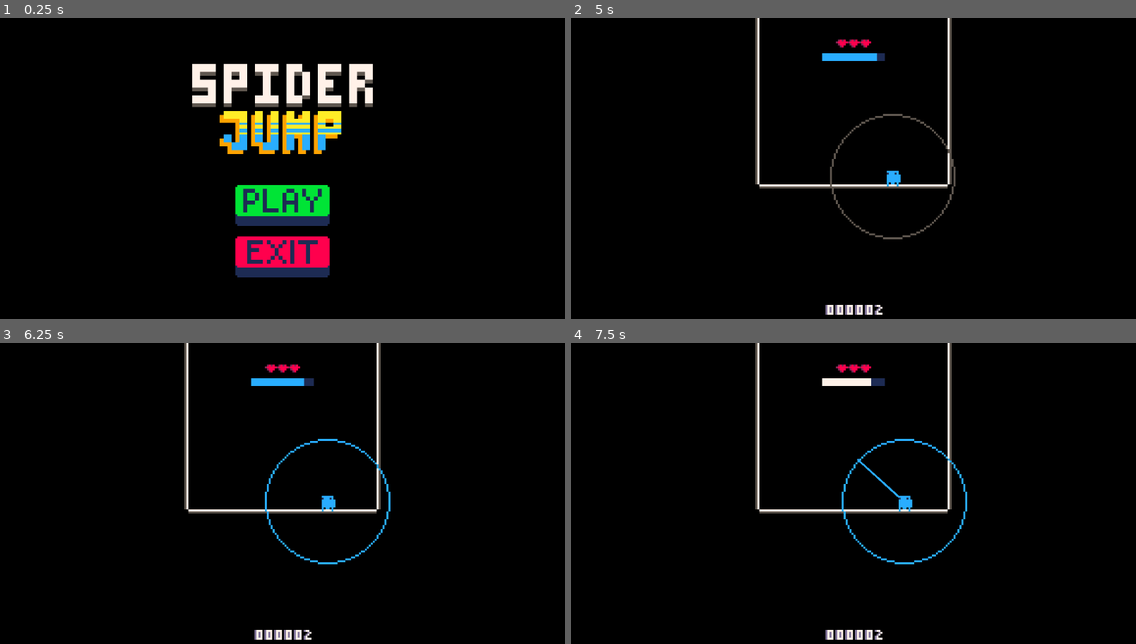
Above: before the commit, frames 1-4 (two rows, left to right).
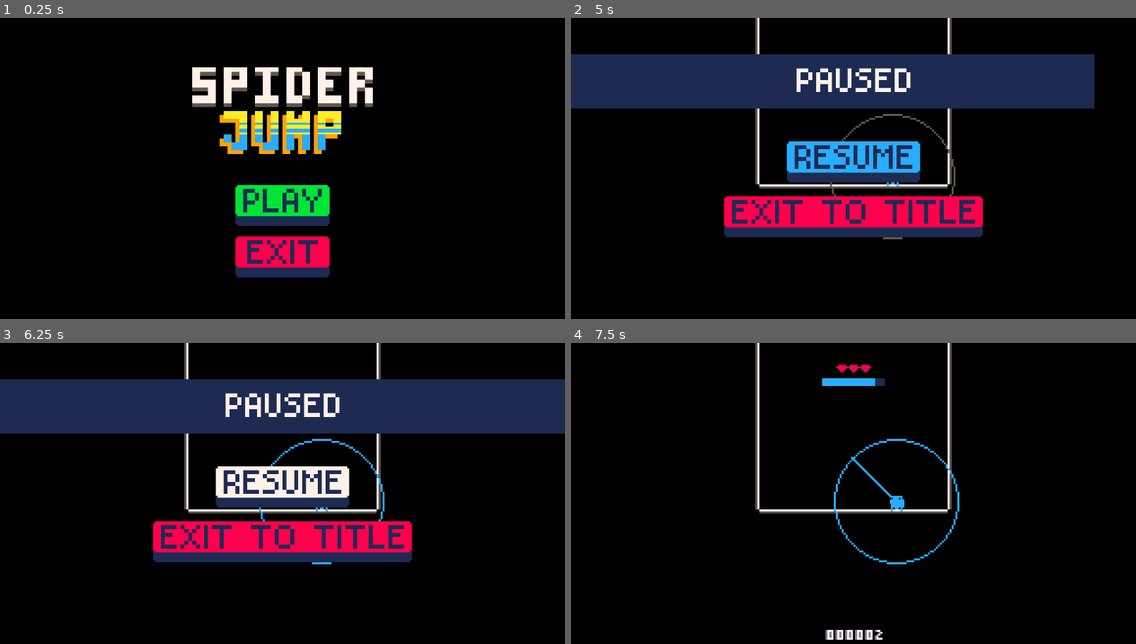
Above: after the commit, the same moments.

Repository: Flamenccio/spider-jump
Game: Godot game, scene res://scenes/main_menu.tscn
The game is run twice, just before and just after one commit, with the same random seed, the same clock (stepped at 60 frames per second) and the same inputs. The engine's default icon, where the game draws it, is replaced by a stand-in: a white triangle on a blue panel in a dark square.
Inputs (mouse positions are in pixels of both pictures, inside the frame that each line leads up to):
- Up to frame 1 (0.25 s): no input
- Up to frame 2 (5 s): click (853, 204) at 0.5 s; tap Enter at 1.25 s; move the mouse to (977, 159) at 1.27 s; press the mouse at (977, 159) at 1.28 s; hold D (move_right) 1.28-2 s; release the mouse at (977, 159) at 2 s; drag from (740, 192) to (853, 42) at 2.02 s; move the mouse to (910, 108) at 2.77 s; hold D (move_right) 2.78-3.5 s; tap Delete at 2.85 s; drag from (825, 240) to (887, 177) at 3.52 s; move the mouse to (1023, 225) at 4.27 s; hold A (move_left) from 4.28 s (still down); tap V at 4.35 s; tap P (pause, bound only after the commit) at 4.9 s
- Up to frame 3 (6.25 s): release A (move_left) at 5 s; click (282, 487) at 5.02 s; drag from (113, 454) to (327, 502) at 5.77 s
- Up to frame 4 (7.5 s): move the mouse to (881, 502) at 6.52 s; hold S (move_down) 6.53-7.25 s; tap Backspace at 6.6 s; click (881, 502) at 6.67 s; drag from (768, 421) to (853, 370) at 7.27 s

The runs differ from the first frame. In frame 1, 0.3% of the frame differs, in the area x 34-66%, y 15-17%; in frame 2, 27%; in frame 3, 29%, in the area x 0-100%, y 7-99%; in frame 4, 1.5%.

Commit message:
add pause screen

Diff:
--- a/laser.tres
+++ b/laser.tres
@@ -34,7 +34,6 @@
 [sub_resource type="Resource" id="Resource_3j56e"]
 script = ExtResource("3_wjwgt")
 value = true
-comparation = 0
 name = "attack_done"
 
 [sub_resource type="Resource" id="Resource_tytou"]
@@ -44,14 +43,11 @@
 conditions = {
 "attack_done": SubResource("Resource_3j56e")
 }
-priority = 0
 
 [sub_resource type="Resource" id="Resource_ulewm"]
 script = ExtResource("4_t4opi")
 from = "Entry"
 to = "Telegraph"
-conditions = {}
-priority = 0
 
 [sub_resource type="Resource" id="Resource_a6a0c"]
 script = ExtResource("5_oe8jn")
@@ -66,11 +62,9 @@
 conditions = {
 "telegraph_time": SubResource("Resource_a6a0c")
 }
-priority = 0
 
 [sub_resource type="Resource" id="Resource_hcnm8"]
 script = ExtResource("5_oe8jn")
-value = 0.0
 comparation = 5
 name = "telegraph_time"
 
@@ -81,7 +75,6 @@
 conditions = {
 "telegraph_time": SubResource("Resource_hcnm8")
 }
-priority = 0
 
 [resource]
 script = ExtResource("1_8rkoj")
@@ -106,4 +99,3 @@
 "Attack": SubResource("Resource_a1f3m")
 }
 }
-name = ""
--- a/project.godot
+++ b/project.godot
@@ -100,6 +100,11 @@
 "events": [Object(InputEventMouseButton,"resource_local_to_scene":false,"resource_name":"","device":-1,"window_id":0,"a …(253 unchanged characters)…
 ]
 }
+pause={
+"deadzone": 0.2,
+"events": [Object(InputEventKey,"resource_local_to_scene":false,"resource_name":"","device":-1,"window_id":0,"alt_pressed":false,"shift_pressed":false,"ctrl_pressed":false,"meta_pressed":false,"pressed":false,"keycode":0,"physical_keycode":80,"key_label":0,"unicode":112,"location":0,"echo":false,"script":null)
+]
+}
 
 [layer_names]
 
--- a/scenes/evil_spirit.tscn
+++ b/scenes/evil_spirit.tscn
@@ -50,6 +50,7 @@
 particles_anim_loop = false
 
 [node name="EvilSpirit" type="StaticBody2D"]
+process_mode = 1
 collision_layer = 16
 collision_mask = 0
 script = ExtResource("1_ck7cn")
--- a/scenes/game.tscn
+++ b/scenes/game.tscn
@@ -25,11 +25,11 @@
 [ext_resource type="PackedScene" uid="uid://gq51feusbdw7" path="res://scenes/screen_wipe.tscn" id="20_sgl2t"]
 [ext_resource type="Script" uid="uid://c1k8ocrddkrar" path="res://scripts/ui/heart_shatter_particles.gd" id="21_5newe"]
 [ext_resource type="Texture2D" uid="uid://c0xc1146gnb15" path="res://sprites/heart_shatter_particles-Sheet.png" id="21_37s47"]
+[ext_resource type="PackedScene" uid="uid://dind7ho1brwrn" path="res://scenes/pause_screen.tscn" id="21_qouja"]
 [ext_resource type="Script" uid="uid://y5qohu2l48v3" path="res://scripts/player_stats_saver.gd" id="22_37s47"]
 [ext_resource type="PackedScene" uid="uid://bbd2meqorrjoe" path="res://scenes/high_score_line.tscn" id="23_bt5mj"]
 [ext_resource type="Texture2D" uid="uid://bn75rko42o47k" path="res://sprites/blinkfly_reticle-Sheet.png" id="29_suyxu"]
 [ext_resource type="Script" uid="uid://c10ujhyqm6myp" path="res://scripts/player/blinkfly_reticle.gd" id="30_sgl2t"]
-[ext_resource type="PackedScene" uid="uid://dl7mj4mqx0jp0" path="res://scenes/slip.tscn" id="32_js0lu"]
 
 [sub_resource type="RectangleShape2D" id="RectangleShape2D_eow3j"]
 size = Vector2(256, 16)
@@ -81,10 +81,12 @@
 }]
 
 [node name="Game" type="Node2D"]
+process_mode = 3
 script = ExtResource("1_264po")
 _base_stamina_drain_amount = 0.033
 
 [node name="Camera" type="Camera2D" parent="." node_paths=PackedStringArray("_follow_target")]
+process_mode = 1
 zoom = Vector2(4, 4)
 position_smoothing_enabled = true
 position_smoothing_speed = 4.0
@@ -107,10 +109,12 @@
 texture = ExtResource("6_e1j6l")
 
 [node name="InputService" type="Node" parent="." node_paths=PackedStringArray("_pull_origin")]
+process_mode = 3
 script = ExtResource("7_pl11u")
 _pull_origin = NodePath("../Player")
 
 [node name="LevelSpawner" type="Node2D" parent="." node_paths=PackedStringArray("_spawn_trigger")]
+process_mode = 1
 script = ExtResource("8_bhx41")
 _level_path = "res://levels/"
 _initial_level = ExtResource("9_qnb83")
@@ -130,6 +134,7 @@
 position = Vector2(0, -12)
 
 [node name="PullCircle" type="Sprite2D" parent="Player"]
+process_mode = 1
 texture = ExtResource("11_suyxu")
 script = ExtResource("12_sgl2t")
 _active_sprite = ExtResource("11_suyxu")
@@ -158,11 +163,15 @@
 [node name="Hud" parent="UI" instance=ExtResource("15_v2yb1")]
 
 [node name="DeathScreen" parent="UI" instance=ExtResource("16_js0lu")]
-
-[node name="Black" parent="UI" instance=ExtResource("20_sgl2t")]
-visible = true
+visible = false
+
+[node name="PauseScreen" parent="UI" instance=ExtResource("21_qouja")]
+visible = false
+
+[node name="TransitionWipe" parent="UI" instance=ExtResource("20_sgl2t")]
 
 [node name="PlayerStats" type="Node" parent="."]
+process_mode = 1
 script = ExtResource("17_gxtfn")
 
 [node name="PlayerSafeSpot" type="VisibleOnScreenNotifier2D" parent="."]
@@ -198,6 +207,7 @@
 _high_score_saver = NodePath("../PlayerStatsSaver")
 
 [node name="PullDragline" type="Line2D" parent="." node_paths=PackedStringArray("_fixed_endpoint")]
+process_mode = 1
 width = 1.0
 default_color = Color(0.160708, 0.674632, 0.996078, 1)
 script = ExtResource("18_twgab")
@@ -209,11 +219,14 @@
 frame_progress = 0.442083
 script = ExtResource("30_sgl2t")
 
-[node name="Slip" parent="." instance=ExtResource("32_js0lu")]
-
+[connection signal="game_exited" from="." to="UI/TransitionWipe" method="play_enter_animation"]
 [connection signal="levelled_up" from="." to="LevelSpawner" method="_on_level_up"]
 [connection signal="on_game_over" from="." to="UI/DeathScreen" method="show" flags=3]
 [connection signal="on_game_over" from="." to="PlayerStatsSaver" method="_on_game_end"]
+[connection signal="pause_screen_disabled" from="." to="UI/Hud" method="show" flags=3]
+[connection signal="pause_screen_disabled" from="." to="UI/PauseScreen" method="_on_pause_screen_disabled"]
+[connection signal="pause_screen_enabled" from="." to="UI/Hud" method="hide" flags=3]
+[connection signal="pause_screen_enabled" from="." to="UI/PauseScreen" method="_on_pause_screen_enabled"]
 [connection signal="score_updated" from="." to="LevelSpawner/LevelEventStarter" method="_on_score_updated"]
 [connection signal="score_updated" from="." to="PlayerStats" method="update_score"]
 [connection signal="stamina_drained" from="." to="PlayerStats" method="change_stamina"]
@@ -222,6 +235,7 @@
 [connection signal="player_fell" from="Camera/DeathTrigger" to="PlayerStats" method="decrease_lives"]
 [connection signal="player_fell_here" from="Camera/DeathTrigger" to="Player" method="_on_player_fell"]
 [connection signal="move_input_change" from="InputService" to="Player" method="_on_input_service_move_input_change"]
+[connection signal="pause_button_pressed" from="InputService" to="." method="_on_pause_toggle"]
 [connection signal="pull_input_change" from="InputService" to="Player" method="_on_input_service_pull_input_change"]
 [connection signal="pull_input_change" from="InputService" to="PullDragline" method="pull_update"]
 [connection signal="pull_press" from="InputService" to="Player" method="_on_input_service_pull_press"]
@@ -240,7 +254,10 @@
 [connection signal="body_entered" from="LevelSpawnTrigger" to="LevelSpawnTrigger" method="_on_player_entered"]
 [connection signal="player_entered" from="LevelSpawnTrigger" to="LevelSpawner" method="spawn_new_level"]
 [connection signal="external_health_lost" from="UI/Hud" to="HeartShatterParticles" method="spawn_particles"]
-[connection signal="ready" from="UI/Black" to="UI/Black" method="play_exit_animation" flags=3]
+[connection signal="pause_screen_animation_done" from="UI/PauseScreen" to="." method="_on_pause_screen_animation_done"]
+[connection signal="pause_screen_button_pressed" from="UI/PauseScreen" to="." method="_on_pause_screen_pause_screen_button_pressed"]
+[connection signal="ready" from="UI/TransitionWipe" to="UI/TransitionWipe" method="play_exit_animation" flags=3]
+[connection signal="transition_animation_finished" from="UI/TransitionWipe" to="." method="_on_game_exit"]
 [connection signal="player_died" from="PlayerStats" to="." method="game_over"]
 [connection signal="screen_entered" from="PlayerSafeSpot" to="PlayerSafeSpot" method="_on_screen_entered"]
 [connection signal="screen_entered" from="PlayerSafeSpot" to="Player" method="_on_safe_spot_updated" binds= [true]]
--- a/scenes/level_events/evil_spirit_attack.tscn
+++ b/scenes/level_events/evil_spirit_attack.tscn
@@ -4,6 +4,7 @@
 [ext_resource type="PackedScene" uid="uid://dk0qh8kgof0du" path="res://scenes/evil_spirit.tscn" id="2_a1px8"]
 
 [node name="EvilSpiritAttack" type="Node"]
+process_mode = 1
 script = ExtResource("1_uuap6")
 _evil_spirit_scene = ExtResource("2_a1px8")
 height_duration = 300
--- a/scenes/level_events/lasers.tscn
+++ b/scenes/level_events/lasers.tscn
@@ -4,6 +4,7 @@
 [ext_resource type="PackedScene" uid="uid://m2jsi2m03wjh" path="res://scenes/level_objects/laser_attack.tscn" id="2_y417i"]
 
 [node name="Lasers" type="Node"]
+process_mode = 1
 script = ExtResource("1_judrj")
 _laser_attack_scene = ExtResource("2_y417i")
 height_duration = 200
--- a/scenes/level_events/sniper.tscn
+++ b/scenes/level_events/sniper.tscn
@@ -4,6 +4,7 @@
 [ext_resource type="PackedScene" uid="uid://wbomsndl0m0p" path="res://scenes/level_objects/sniper_shot.tscn" id="2_iq0y0"]
 
 [node name="Sniper" type="Node"]
+process_mode = 1
 script = ExtResource("1_8nlgp")
 _sniper_shot_scene = ExtResource("2_iq0y0")
 _sniper_shot_frequency = 3.0
--- a/scenes/level_events/wasp_swarm.tscn
+++ b/scenes/level_events/wasp_swarm.tscn
@@ -4,6 +4,7 @@
 [ext_resource type="PackedScene" uid="uid://bygoip0hlhnko" path="res://scenes/level_objects/wasp.tscn" id="2_abns1"]
 
 [node name="WaspSwarm" type="Node"]
+process_mode = 1
 script = ExtResource("1_yoh1m")
 _wasp_scene = ExtResource("2_abns1")
 _base_spawn_frequency = 1.0
--- a/scenes/level_objects/generic_item.tscn
+++ b/scenes/level_objects/generic_item.tscn
@@ -3,6 +3,7 @@
 [ext_resource type="Script" uid="uid://dsb66hi83np7q" path="res://scripts/entities/item.gd" id="1_cypp3"]
 
 [node name="GenericItem" type="StaticBody2D"]
+process_mode = 1
 collision_layer = 8
 collision_mask = 0
 script = ExtResource("1_cypp3")
--- a/scenes/level_objects/laser.tscn
+++ b/scenes/level_objects/laser.tscn
@@ -76,6 +76,7 @@
 size = Vector2(8, 256)
 
 [node name="Laser" type="StaticBody2D" node_paths=PackedStringArray("state_machine")]
+process_mode = 1
 collision_layer = 16
 collision_mask = 0
 script = ExtResource("1_hc31q")
--- a/scenes/level_objects/laser_attack.tscn
+++ b/scenes/level_objects/laser_attack.tscn
@@ -4,5 +4,6 @@
 [ext_resource type="PackedScene" uid="uid://biiejo68crtvr" path="res://scenes/level_objects/laser.tscn" id="2_vi38b"]
 
 [node name="LaserAttack" type="Node2D"]
+process_mode = 1
 script = ExtResource("1_x6ctn")
 _laser_scene = ExtResource("2_vi38b")
--- a/scenes/level_objects/sniper_shot.tscn
+++ b/scenes/level_objects/sniper_shot.tscn
@@ -105,6 +105,7 @@
 }]
 
 [node name="SniperShot" type="StaticBody2D"]
+process_mode = 1
 collision_layer = 16
 collision_mask = 0
 script = ExtResource("1_6cx00")
--- a/scenes/level_objects/wasp.tscn
+++ b/scenes/level_objects/wasp.tscn
@@ -44,6 +44,7 @@
 radius = 2.0
 
 [node name="Wasp" type="CharacterBody2D" node_paths=PackedStringArray("_animator")]
+process_mode = 1
 z_index = 2
 z_as_relative = false
 collision_layer = 16
--- a/scenes/main_menu.tscn
+++ b/scenes/main_menu.tscn
@@ -109,5 +109,7 @@
 layout_mode = 1
 
 [connection signal="pressed" from="ExitButton" to="." method="_quit_game"]
+[connection signal="pressed" from="PlayButton" to="." method="_queue_load_arcade"]
 [connection signal="pressed" from="PlayButton" to="Black" method="play_enter_animation"]
-[connection signal="transition_animation_finished" from="Black" to="." method="_load_arcade"]
+[connection signal="ready" from="Black" to="Black" method="play_exit_animation"]
+[connection signal="transition_animation_finished" from="Black" to="." method="_on_black_transition_animation_finished"]
--- /dev/null
+++ b/scenes/pause_screen.tscn
@@ -0,0 +1,127 @@
+[gd_scene load_steps=12 format=3 uid="uid://dind7ho1brwrn"]
+
+[ext_resource type="Script" uid="uid://drqv7cbcuecnt" path="res://scripts/ui/pause_screen.gd" id="1_27awe"]
+[ext_resource type="PackedScene" uid="uid://gq51feusbdw7" path="res://scenes/screen_wipe.tscn" id="1_gchx3"]
+[ext_resource type="Texture2D" uid="uid://ddmvrvqngqji3" path="res://resources/powerups/screen_wipe_1.png" id="2_qeunj"]
+[ext_resource type="Texture2D" uid="uid://8e7tqh61xbai" path="res://scenes/pause_menu_elements.png" id="3_hr2n2"]
+
+[sub_resource type="AtlasTexture" id="AtlasTexture_27awe"]
+atlas = ExtResource("3_hr2n2")
+region = Rect2(3, 98, 58, 12)
+
+[sub_resource type="AtlasTexture" id="AtlasTexture_hr2n2"]
+atlas = ExtResource("3_hr2n2")
+region = Rect2(132, 0, 68, 21)
+
+[sub_resource type="AtlasTexture" id="AtlasTexture_duq8p"]
+atlas = ExtResource("3_hr2n2")
+region = Rect2(132, 64, 68, 21)
+
+[sub_resource type="AtlasTexture" id="AtlasTexture_k26m1"]
+atlas = ExtResource("3_hr2n2")
+region = Rect2(132, 32, 68, 21)
+
+[sub_resource type="AtlasTexture" id="AtlasTexture_o31j6"]
+atlas = ExtResource("3_hr2n2")
+region = Rect2(0, 0, 132, 21)
+
+[sub_resource type="AtlasTexture" id="AtlasTexture_lubob"]
+atlas = ExtResource("3_hr2n2")
+region = Rect2(0, 64, 132, 21)
+
+[sub_resource type="AtlasTexture" id="AtlasTexture_213y4"]
+atlas = ExtResource("3_hr2n2")
+region = Rect2(0, 32, 132, 21)
+
+[node name="PauseScreen" type="Control"]
+process_mode = 3
+layout_mode = 3
+anchors_preset = 15
+anchor_right = 1.0
+anchor_bottom = 1.0
+grow_horizontal = 2
+grow_vertical = 2
+script = ExtResource("1_27awe")
+
+[node name="TitleBar" parent="." instance=ExtResource("1_gchx3")]
+visible = true
+layout_mode = 1
+anchors_preset = -1
+anchor_left = -0.00086805556
+anchor_top = 0.11225926
+anchor_right = 0.9991319
+anchor_bottom = 0.25925925
+offset_left = 1.0
+offset_top = 1.2559967
+offset_right = 1.0
+offset_bottom = 17.0
+texture = ExtResource("2_qeunj")
+enter_side = 1
+exit_side = 3
+enter_duration = 0.1
+exit_duration = 0.1
+metadata/_edit_use_anchors_ = true
+
+[node name="Title" type="TextureRect" parent="."]
+layout_mode = 1
+anchors_preset = 5
+anchor_left = 0.5
+anchor_right = 0.5
+offset_left = -29.0
+offset_top = 121.0
+offset_right = 29.0
+offset_bottom = 133.0
+grow_horizontal = 2
+scale = Vector2(4, 4)
+pivot_offset = Vector2(29, 6)
+texture = SubResource("AtlasTexture_27awe")
+
+[node name="ResumeButton" type="TextureButton" parent="."]
+layout_mode = 1
+anchors_preset = 8
+anchor_left = 0.5
+anchor_top = 0.5
+anchor_right = 0.5
+anchor_bottom = 0.5
+offset_left = -34.0
+offset_top = -42.0
+offset_right = 34.0
+offset_bottom = -21.0
+grow_horizontal = 2
+grow_vertical = 2
+scale = Vector2(4, 4)
+pivot_offset = Vector2(34, 10)
+texture_normal = SubResource("AtlasTexture_hr2n2")
+texture_pressed = SubResource("AtlasTexture_duq8p")
+texture_hover = SubResource("AtlasTexture_k26m1")
+
+[node name="ExitButton" type="TextureButton" parent="."]
+layout_mode = 1
+anchors_preset = 8
+anchor_left = 0.5
+anchor_top = 0.5
+anchor_right = 0.5
+anchor_bottom = 0.5
+offset_left = -66.0
+offset_top = 70.0
+offset_right = 66.0
+offset_bottom = 91.0
+grow_horizontal = 2
+grow_vertical = 2
+scale = Vector2(4, 4)
+pivot_offset = Vector2(66, 10)
+texture_normal = SubResource("AtlasTexture_o31j6")
+texture_pressed = SubResource("AtlasTexture_lubob")
+texture_hover = SubResource("AtlasTexture_213y4")
+
+[connection signal="internal_disabled" from="." to="TitleBar" method="play_exit_animation"]
+[connection signal="internal_disabled" from="." to="Title" method="hide" flags=3]
+[connection signal="internal_disabled" from="." to="ResumeButton" method="hide" flags=3]
+[connection signal="internal_disabled" from="." to="ExitButton" method="hide" flags=3]
+[connection signal="internal_enabled" from="." to="TitleBar" method="play_enter_animation"]
+[connection signal="internal_enabled" from="." to="Title" method="show" flags=3]
+[connection signal="internal_enabled" from="." to="ResumeButton" method="show" flags=3]
+[connection signal="internal_enabled" from="." to="ExitButton" method="show" flags=3]
+[connection signal="transition_animation_finished" from="TitleBar" to="." method="_on_title_bar_animation_complete"]
+[connection signal="pressed" from="ResumeButton" to="." method="_on_button_pressed" binds= ["resume"]]
+[connection signal="pressed" from="ExitButton" to="." method="_on_button_pressed" binds= ["exit"]]
--- a/scenes/player.tscn
+++ b/scenes/player.tscn
@@ -434,6 +434,7 @@
 radius = 3.0
 
 [node name="Player" type="CharacterBody2D" groups=["player"]]
+process_mode = 1
 z_index = 5
 z_as_relative = false
 texture_filter = 1
--- a/scripts/game/game_manager.gd
+++ b/scripts/game/game_manager.gd
@@ -4,17 +4,23 @@
 signal on_game_over()
 signal stamina_drained(amount: float)
 signal score_updated(score: int)
+signal pause_screen_enabled()
+signal pause_screen_disabled()
+signal game_exited()
 
 const _LEVEL_UP_DRAIN_INCREASE = 0.005
+const _MAIN_MENU_UID = "uid://ive8w8v858du"
 
 var _stamina_drain_amount: float = 0.0
 var _old_stamina_drain: float = 0.0
 var _pause_stamina_drain: bool = false
+var _player: Node2D
+var _game_paused := false
+var _pause_screen_animation_complete := true
 
 ## Base amount of stamina drained per second, from 0.0 - 1.0
 @export var _debug_initial_difficulty: int = 0
 @export var _base_stamina_drain_amount: float = 0.0
-var _player: Node2D
 
 func _ready() -> void:
 
@@ -56,7 +62,7 @@
 
 
 func _process(delta: float) -> void:
-	if _pause_stamina_drain:
+	if _pause_stamina_drain or _game_paused:
 		return
 	stamina_drained.emit(_stamina_drain_amount * delta * -1)
 	var point = floori(_player.global_position.y / GameConstants.PIXELS_PER_POINT)
@@ -78,3 +84,41 @@
 # TODO: adjust if needed
 func get_next_level_up_score(difficulty: int) -> int:
 	return 100 * (difficulty + 1) + 50 * difficulty
+
+
+func _on_pause_toggle() -> void:
+
+	if not _pause_screen_animation_complete:
+		return
+
+	_pause_screen_animation_complete = false
+
+	if _game_paused:
+		pause_screen_disabled.emit()
+	else:
+		pause_screen_enabled.emit()
+	_game_paused = not _game_paused
+	get_tree().paused = _game_paused
+
+
+func _on_pause_screen_animation_done() -> void:
+	_pause_screen_animation_complete = true
+
+
+func _on_game_exit() -> void:
+	if not _game_paused:
+		return
+	get_tree().paused = false
+	if get_tree().change_scene_to_file(ResourceUID.uid_to_path(_MAIN_MENU_UID)) != OK:
+		push_error("error occured when exiting to main menu")
+		return
+
+
+func _on_pause_screen_pause_screen_button_pressed(button: String) -> void:
+	match button:
+		"exit":
+			game_exited.emit()
+		"resume":
+			_on_pause_toggle()
+		_:
+			return
--- a/scripts/player/input_service.gd
+++ b/scripts/player/input_service.gd
@@ -4,21 +4,24 @@
 signal pull_input_change(pull_input: Vector2)
 signal pull_release()
 signal pull_press()
-
-@export var _pull_origin: Node2D
-var _current_move_input: Vector2 = Vector2.ZERO
-var _joypad_input: bool = false
-var _current_max_pull_distance: float
+signal pause_button_pressed()
 
 # When using KBM pull, the maximum distance from the
 # pull origin (player) that results in the highest
 # launch power when released from this distance.
 const _MAX_PULL_DISTANCE = 32.0
+
 const _MIN_PULL_DISTANCE = 8.0
 
 ## When using KBM, the maximum distance from the
 ## pull origin when using the hoverfly powerup.
 const _MAX_PULL_DISTANCE_HOVER = 48.0
+
+var _current_move_input: Vector2 = Vector2.ZERO
+var _joypad_input: bool = false
+var _current_max_pull_distance: float
+
+@export var _pull_origin: Node2D
 
 func _ready() -> void:
 
@@ -32,29 +35,6 @@
 	_current_max_pull_distance = _MAX_PULL_DISTANCE
 
 
-func _handle_powerup(powerup: String) -> void:
-	if powerup == ItemIds.HOVERFLY_POWERUP:
-		_current_max_pull_distance = _MAX_PULL_DISTANCE_HOVER
-
-
-func _handle_powerup_end(powerup: String) -> void:
-	if powerup == ItemIds.HOVERFLY_POWERUP:
-		_current_max_pull_distance = _MAX_PULL_DISTANCE
-
-
-func _handle_joy_connection_change(device: int, connect: bool) -> void:
-
-	if connect: print('connected: ', device)
-	else: print('disconnected: ', device)
-
-	_joypad_input = Input.get_connected_joypads().size() > 0
-
-
-func _input(event: InputEvent) -> void:
-	_handle_move_input()
-	_handle_pull(event)
-
-
 func _process(delta: float) -> void:
 	if _joypad_input:
 		_handle_pull_input_joy()
@@ -62,6 +42,12 @@
 		_handle_pull_input_kbm()
 	# debug draw
 	#DebugDraw2D.circle(_pull_origin.global_position, _MAX_PULL_DISTANCE, 16, Color.RED, 0.5, delta)
+
+
+func _input(event: InputEvent) -> void:
+	_handle_move_input()
+	_handle_pull(event)
+	_handle_pause_button(event)
 
 
 func _handle_move_input() -> void:
@@ -111,3 +97,26 @@
 	var raw_input_sign = sign(raw_input)
 	var processed_input = maxf(abs(raw_input), deadzone)
 	return raw_input_sign * (processed_input - deadzone) / (maximum - deadzone)
+
+
+func _handle_powerup(powerup: String) -> void:
+	if powerup == ItemIds.HOVERFLY_POWERUP:
+		_current_max_pull_distance = _MAX_PULL_DISTANCE_HOVER
+
+
+func _handle_powerup_end(powerup: String) -> void:
+	if powerup == ItemIds.HOVERFLY_POWERUP:
+		_current_max_pull_distance = _MAX_PULL_DISTANCE
+
+
+func _handle_joy_connection_change(device: int, connect: bool) -> void:
+
+	if connect: print('connected: ', device)
+	else: print('disconnected: ', device)
+
+	_joypad_input = Input.get_connected_joypads().size() > 0
+
+
+func _handle_pause_button(event: InputEvent) -> void:
+	if event.is_action_pressed("pause"):
+		pause_button_pressed.emit()
--- a/scripts/ui/main_menu.gd
+++ b/scripts/ui/main_menu.gd
@@ -1,6 +1,14 @@
 extends Control
 
 const ARCADE_GAME_UID = "uid://c3vqs430qpt8w"
+
+var _queued_game_mode := ""
+
+func _queue_load_arcade() -> void:
+	if _queued_game_mode != "":
+		return
+	_queued_game_mode = "arcade"
+
 
 func _load_arcade() -> void:
 	var path = ResourceUID.uid_to_path(ARCADE_GAME_UID)
@@ -11,3 +19,11 @@
 func _quit_game() -> void:
 	get_tree().root.propagate_notification(NOTIFICATION_WM_CLOSE_REQUEST)
 	get_tree().quit()
+
+
+func _on_black_transition_animation_finished() -> void:
+	match _queued_game_mode:
+		"arcade":
+			_load_arcade()
+		_:
+			return
--- /dev/null
+++ b/scripts/ui/pause_screen.gd
@@ -0,0 +1,30 @@
+extends Control
+
+signal pause_screen_button_pressed(button: String)
+signal pause_screen_animation_done()
+signal internal_disabled()
+signal internal_enabled()
+
+var _game_paused := false
+
+func _on_pause_screen_enabled() -> void:
+	show()
+	_game_paused = true
+	internal_enabled.emit()
+
+
+func _on_pause_screen_disabled() -> void:
+	_game_paused = false
+	internal_disabled.emit()
+
+
+func _on_title_bar_animation_complete() -> void:
+	if _game_paused:
+		pause_screen_animation_done.emit()
+	else:
+		pause_screen_animation_done.emit()
+		hide()
+
+
+func _on_button_pressed(button: String) -> void:
+	pause_screen_button_pressed.emit(button)
--- a/scripts/ui/screen_transition_sprite.gd
+++ b/scripts/ui/screen_transition_sprite.gd
@@ -12,9 +12,9 @@
 const _PROGRESS_PARAMETER = "progress"
 const _SIDE_PARAMETER = "moving_side"
 
-## Delay in seconds after screen wipe starts before emitting
+## Delay in seconds after screen wipe ends before emitting
 ## transition_animation_finished signal
-const _TRANSITION_TIME = 0.666
+const _TRANSITION_TIME = 0.333
 
 ## How long screen wipe takes to complete in both directions,
 ## in seconds
@@ -23,6 +23,7 @@
 var _shader_timer := Timer.new()
 var _animation_active := false
 var _active_side := RectSide.TOP
+var _active_duration := _SCREEN_WIPE_DURATION
 
 ## Determines the direction the moving side of the screen wipe
 ## travels in[br]
@@ -36,6 +37,8 @@
 
 ## Determines which side of the sprite to affect when animating exiting
 @export var exit_side := RectSide.BOTTOM
+@export var enter_duration := _SCREEN_WIPE_DURATION
+@export var exit_duration := _SCREEN_WIPE_DURATION
 
 func _ready() -> void:
 
@@ -53,7 +56,7 @@
 
 func _process(delta: float) -> void:
 	if _animation_active:
-		var _fill_rate = (1.0 / _SCREEN_WIPE_DURATION)
+		var _fill_rate = (1.0 / _active_duration)
 		_animation_progress += _fill_rate * delta * _animation_direction
 		_set_sprite_fill(smoothstep(0.0, 1.0, _animation_progress), _active_side)
 		#_set_sprite_fill(_animation_progress, _active_side)
@@ -62,17 +65,16 @@
 ## Animate the **sprite** entering (becomes visible)
 func play_enter_animation() -> void:
 
-	print("entering")
-
 	if _animation_active:
 		return
 
-
+	print("{0} entering".format({"0": name}))
 	show()
+	_active_duration = enter_duration
 	_animation_active = true
 	_active_side = enter_side
 	material.set_shader_parameter(_SIDE_PARAMETER, _active_side)
-	_shader_timer.start(_TRANSITION_TIME)
+	_shader_timer.start(_TRANSITION_TIME + _active_duration)
 
 	# Start empty
 	_animation_progress = 0.0
@@ -85,12 +87,12 @@
 ## Animate the **sprite** exiting (becomes invisible)
 func play_exit_animation() -> void:
 
-	print("exiting")
-
 	if _animation_active:
 		return
 
+	print("{0} exiting".format({"0": name}))
 	show()
+	_active_duration = exit_duration
 	_animation_active = true
 	_active_side = exit_side
 	material.set_shader_parameter(_SIDE_PARAMETER, _active_side)
Binary file added: scenes/pause_menu_elements.png
Not shown, added: scenes/pause_menu_elements.png.import
Not shown, added: scripts/ui/pause_screen.gd.uid
